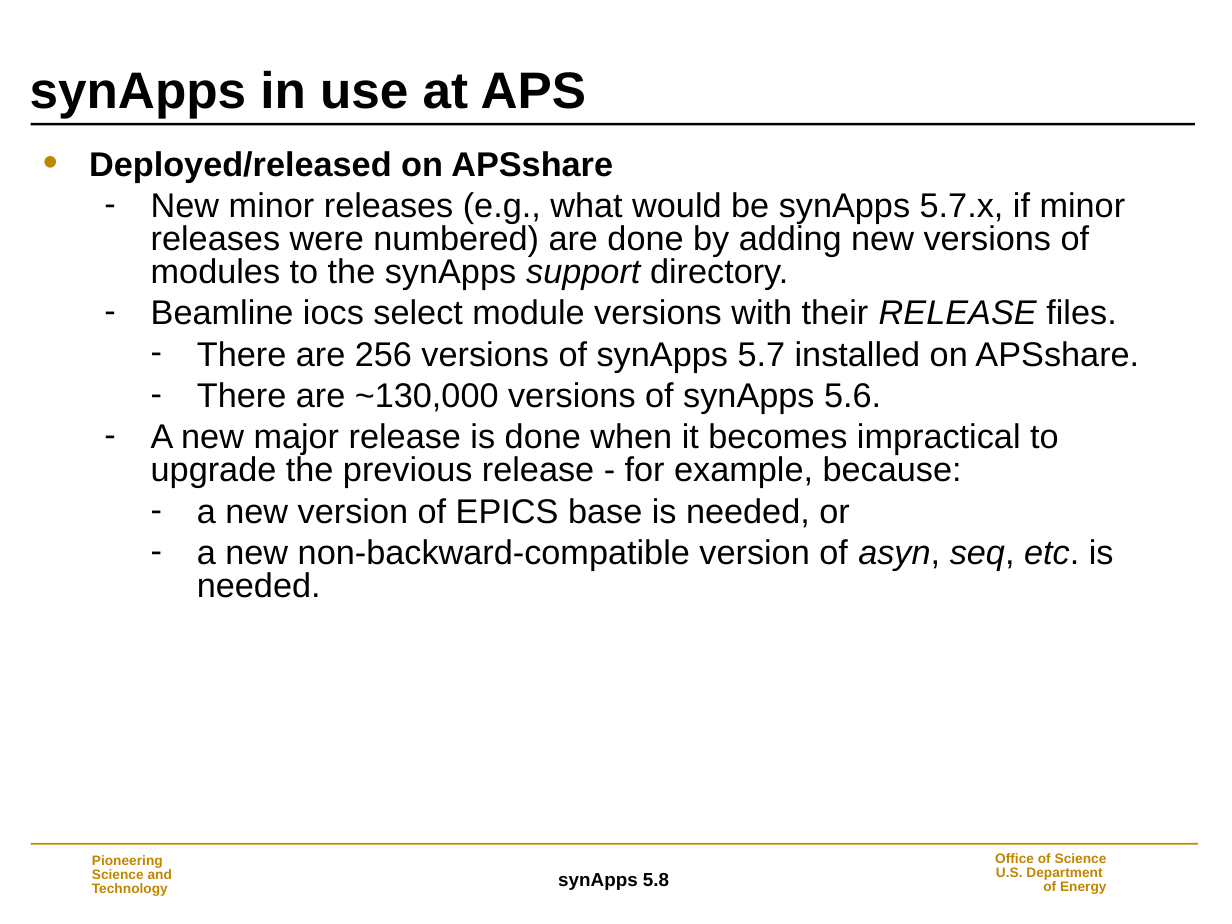
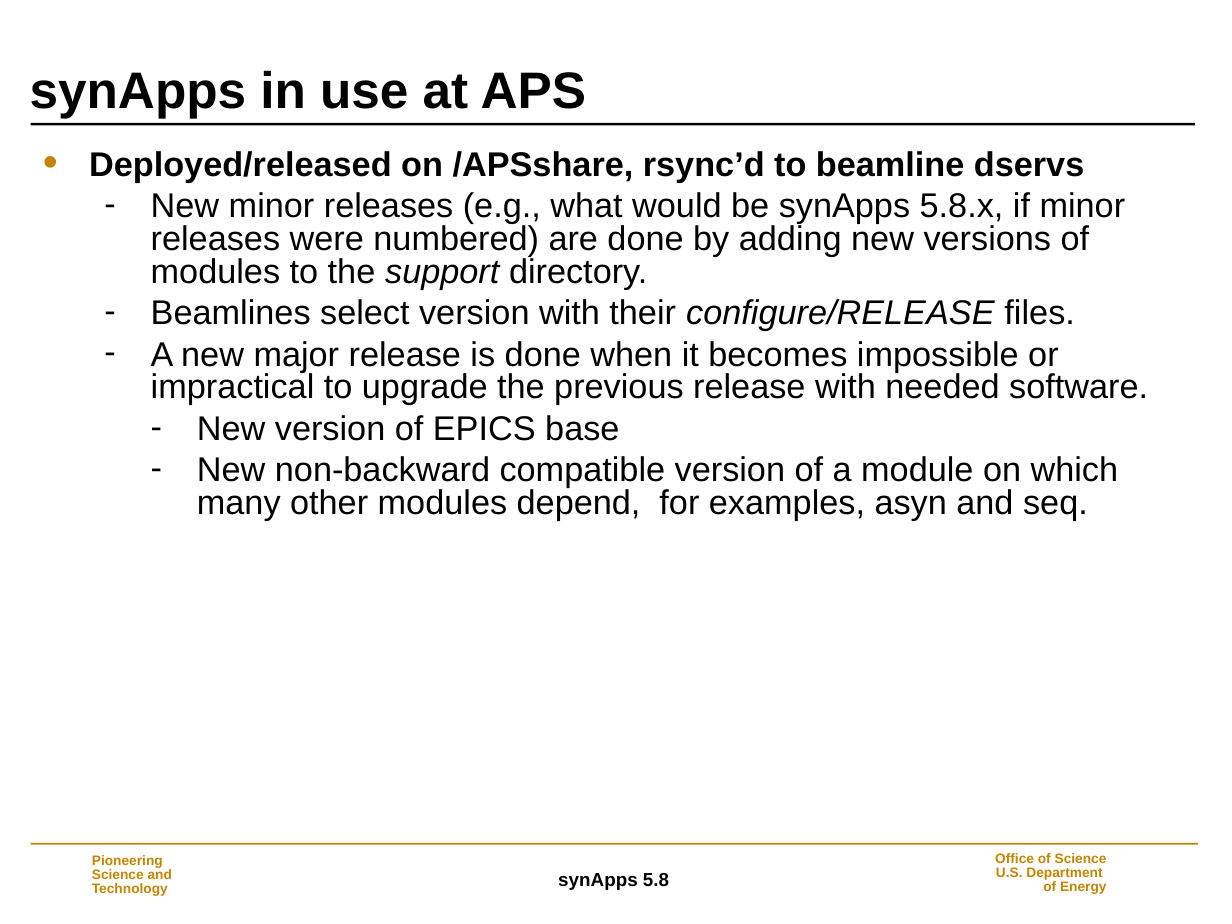
Before and after one commit to EPICS-synApps/support, a slide deck: slide 48 of documentation/IntroToSynApps.ppt (slide 53 before the commit). Drawn at 1232x924 pixels with LibreOffice and Linux fonts; fonts in the diff are those of the drawing; background and template pictures are left out. Boxes give left, top, right and bottom in pixels: in the first picture for what was removed or moved away, otherwise in the second. Text is boxed around its words. In the diff, an @@ line names an element or a change of style, - is before the commit and + after.

```diff
--- a/documentation/IntroToSynApps.ppt
+++ b/documentation/IntroToSynApps.ppt
@@ text at [89,151,1148,521]: text changed @@
-• Deployed/released on APSshare
-  – New minor releases (e.g., what would be synApps 5.7.x, if minor releases were numbered) are done by adding new versions of modules to the synApps support directory.
-  – Beamline iocs select module versions with their RELEASE files.
-    – There are 256 versions of synApps 5.7 installed on APSshare.
-    – There are ~130,000 versions of synApps 5.6.
-  – A new major release is done when it becomes impractical to upgrade the previous release - for example, because:
-    – a new version of EPICS base is needed, or
-    – a new non-backward-compatible version of asyn, seq, etc. is needed.
+• Deployed/released on /APSshare, rsync’d to beamline dservs
+  – New minor releases (e.g., what would be synApps 5.8.x, if minor releases were numbered) are done by adding new versions of modules to the support directory.
+  – Beamlines select version with their configure/RELEASE files.
+  – A new major release is done when it becomes impossible or impractical to upgrade the previous release with needed software.
+    – New version of EPICS base
+    – New non-backward compatible version of a module on which many other modules depend, for examples, asyn and seq.
```
Also in this commit, not shown: 42 other slides changed, 5 slides removed.
